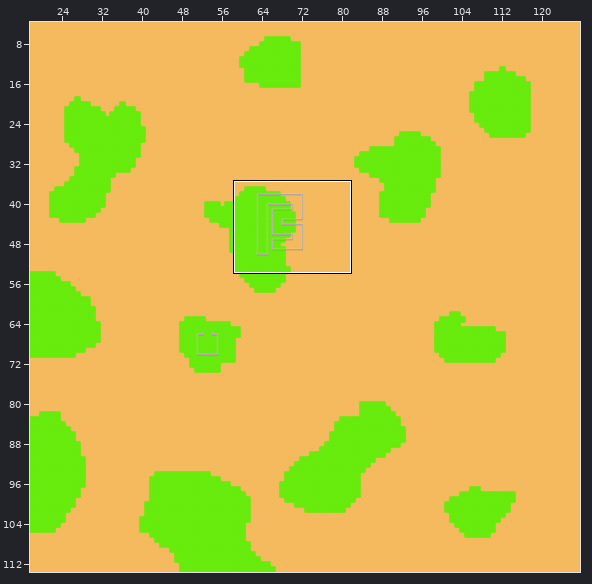
Level history. Tiled map: assets/testmap.tmx. Above: a wide view before the commit, with the close-up outlined.
Close-up. As it was:
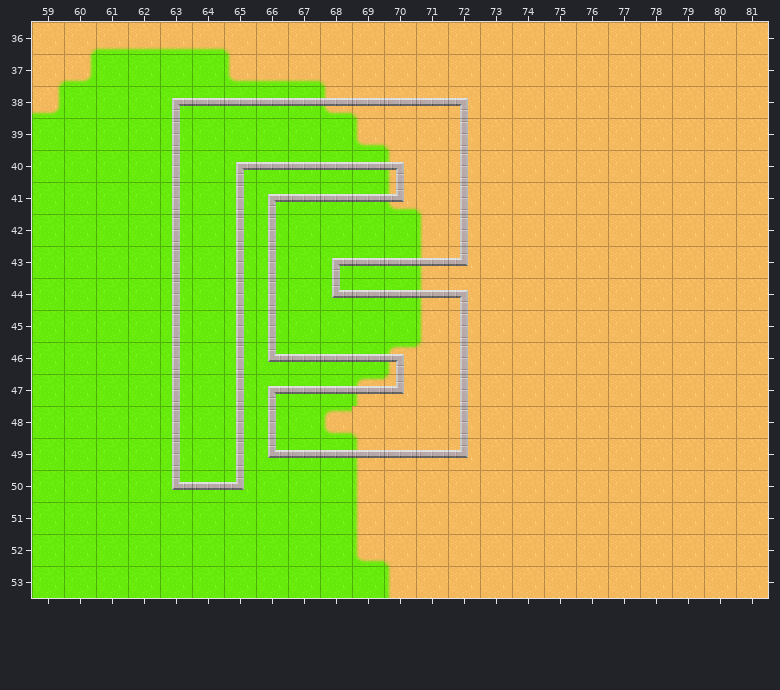
Cells are 32x32 px. Shown: x 59..81, y 36..53. The commit also changed other parts of the map, which this record leaves out.
New version:
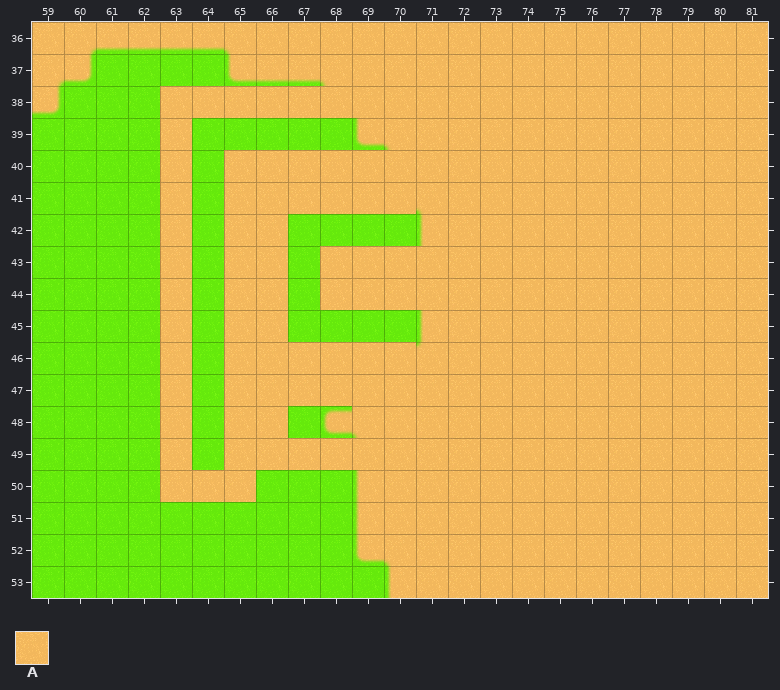
Key: from "tileset": A 119.
_ is an empty cell.
Tiles of an added or newly shown layer are drawn over the layers below it.
Change:
Layer "Collision" (added):
y 38: x 63..72 __________ -> AAAAAAAAAA
y 39: x 63 _ -> A; x 72 _ -> A
y 40..41: x 63 _ -> A; x 65..70 ______ -> AAAAAA; x 72 _ -> A
y 42: x 63 _ -> A; x 65..66 __ -> AA; x 72 _ -> A
y 43..44: x 63 _ -> A; x 65..66 __ -> AA; x 68..72 _____ -> AAAAA
y 45: x 63 _ -> A; x 65..66 __ -> AA; x 72 _ -> A
y 46..47: x 63 _ -> A; x 65..70 ______ -> AAAAAA; x 72 _ -> A
y 48: x 63 _ -> A; x 65..66 __ -> AA; x 72 _ -> A
y 49: x 63 _ -> A; x 65..72 ________ -> AAAAAAAA
y 50: x 63..65 ___ -> AAA
